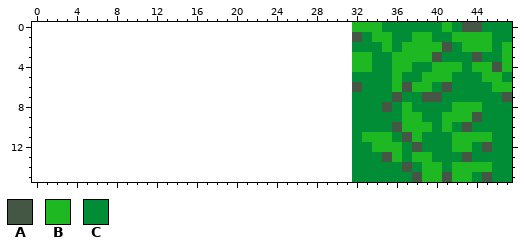
A pixel-art sprite gets an edit: grass.png. Above, as it was before the edit.
The file is 16x16 pixels. The old version is drawn lined up with the new one, on the new canvas.
Palette (. is transparent): A #445644  B #1eb823  C #008d35
Pixels before, first column x 32:
 0 BBBCCCCCCBCAACCC
 1 ACBBCCBBCCBBBBCC
 2 CCCBCBBBBACBBBCB
 3 BBCCBBBBACCCACCB
 4 BBCCBBCCBBBCBBAB
 5 CCCCBCCBBBCCCBBC
 6 ACCCBABBCACCCCBB
 7 CCCCACCAACCCCCCA
 8 CCCACBCCCCBBBCCC
 9 CCCCCBBCCBBBACCC
10 CCCCABBBCBCACCCC
11 CBBBCABCCCBBBBCC
12 CCBBBCACCCBBCACC
13 CCCABCBBCCCACCCC
14 CCCCCACBBCBBBBCC
15 CCCCCCABBABBCACC
After:
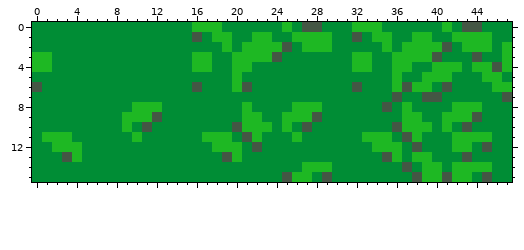
The author wrote: Pretty up the grass a bit
Edits made:
canvas 16x16 -> 48x16, the old top-left corner now at 32,0
y 0: x 0..31 ................................ -> CCCCCCCCCCCCCCCCBBBCCCCCCBCAACCC
y 1: x 0..31 ................................ -> CCCCCCCCCCCCCCCCACBBCCBBCCBBBBCC
y 2: x 0..31 ................................ -> CCCCCCCCCCCCCCCCCCCBCBBBBACBBBCC
y 3: x 0..31 ................................ -> BBCCCCCCCCCCCCCCBBCCBBBBACCCCCCC
y 4: x 0..31 ................................ -> BBCCCCCCCCCCCCCCBBCCBBCCCCCCCCCC
y 5: x 0..31 ................................ -> CCCCCCCCCCCCCCCCCCCCBCCCCCCCCCCC
y 6: x 0..31 ................................ -> ACCCCCCCCCCCCCCCACCCBACCCCCCCCCC
y 7: x 0..31 ................................ -> CCCCCCCCCCCCCCCCCCCCCCCCCCCCCCCC
y 8: x 0..31 ................................ -> CCCCCCCCCCBBBCCCCCCCCBCCCCBBBCCC
y 9: x 0..31 ................................ -> CCCCCCCCCBBBACCCCCCCCBBCCBBBACCC
y 10: x 0..31 ................................ -> CCCCCCCCCBCACCCCCCCCABBBCBCACCCC
y 11: x 0..31 ................................ -> CBBBCCCCCCBCCCCCCBBBCABCCCBCCCCC
y 12: x 0..31 ................................ -> CCBBBCCCCCCCCCCCCCBBBCACCCCCCCCC
y 13: x 0..31 ................................ -> CCCABCCCCCCCCCCCCCCABCCCCCCCCCCC
y 14: x 0..31 ................................ -> CCCCCCCCCCCCCCCCCCCCCCCCCCCBBBCC
y 15: x 0..31 ................................ -> CCCCCCCCCCCCCCCCCCCCCCCCCABBCACC
